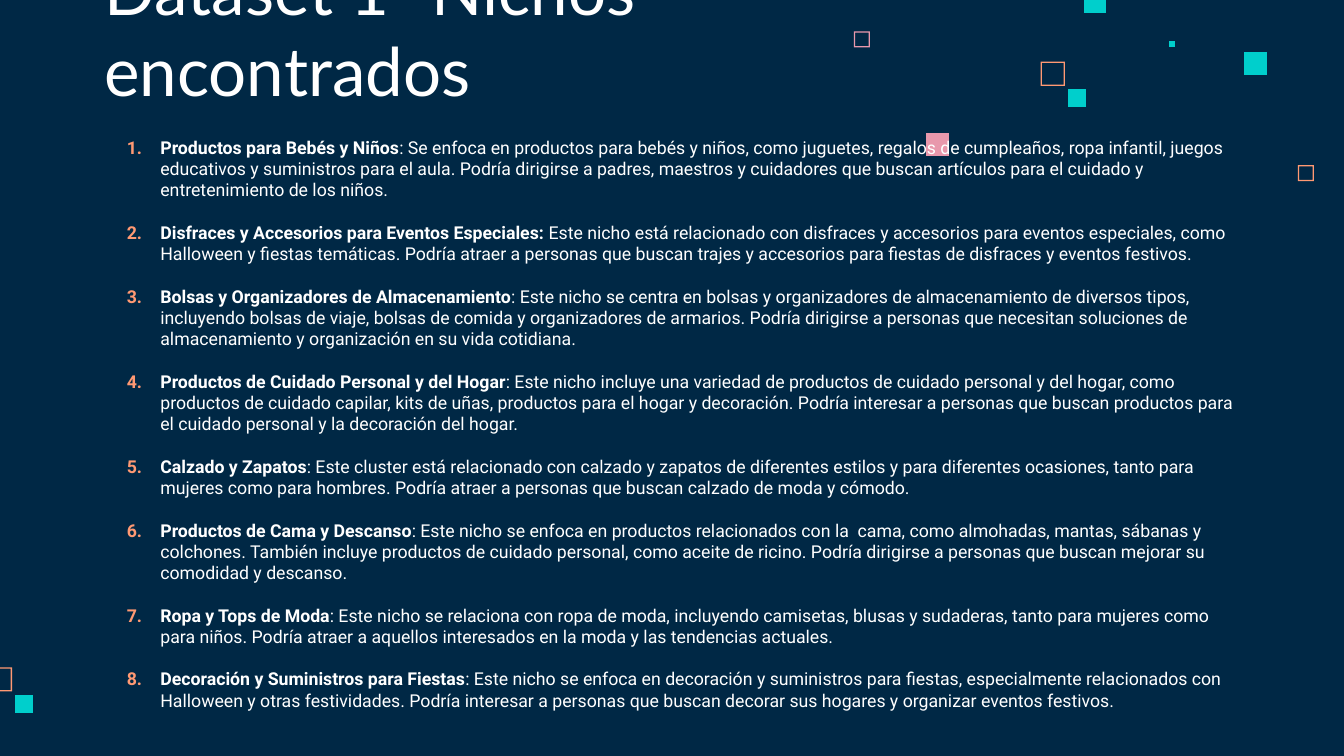
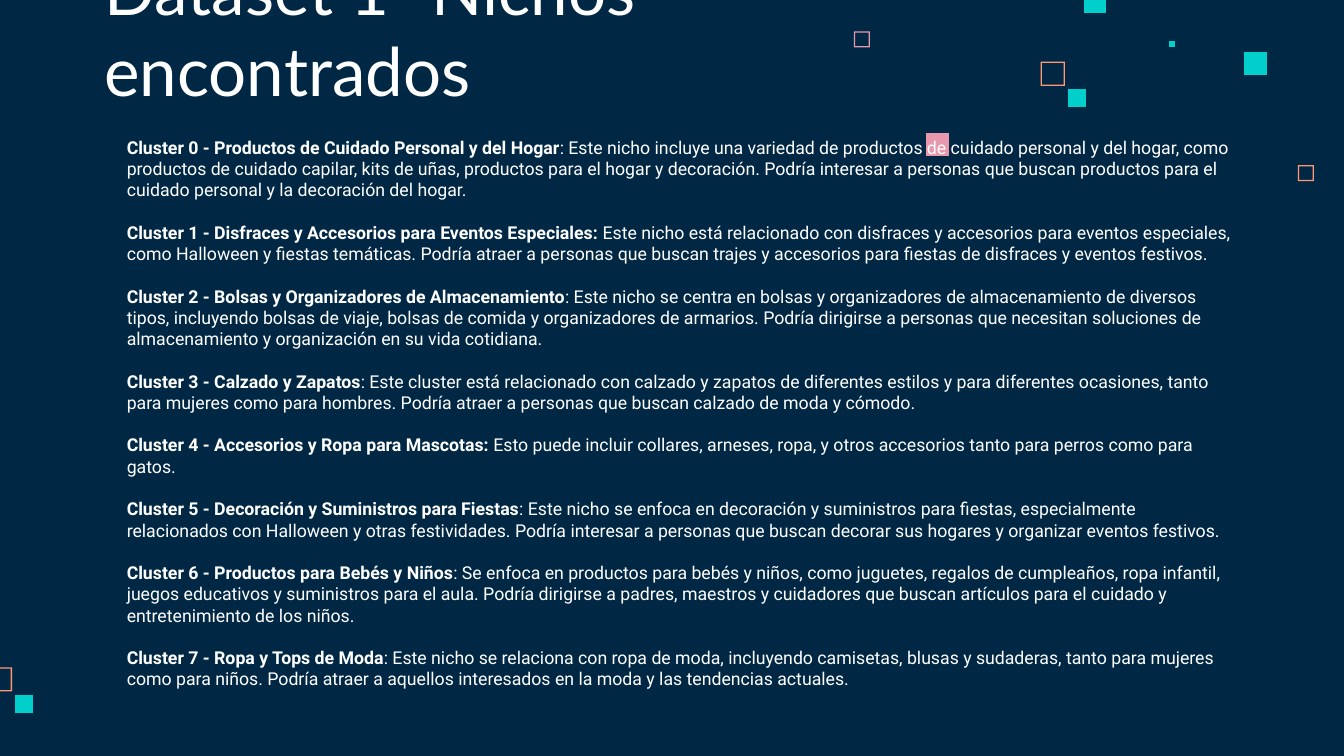
Before and after one commit to ChrissValdez/Proyecto_Integrador, a slide deck: slide 15 of Proyecto_integrador.pptx. Drawn at 1344x756 pixels with LibreOffice and Linux fonts; fonts in the diff are those of the drawing. Boxes give left, top, right and bottom in pixels: in the first picture for what was removed or moved away, otherwise in the second. Text is boxed around its words. In the diff, an @@ line names an element or a change of style, - is before the commit and + after.

```diff
--- a/Proyecto_integrador.pptx
+++ b/Proyecto_integrador.pptx
@@ text at (127, 140, 1230, 689): text changed @@
-1. Productos para Bebés y Niños: Se enfoca en productos para bebés y niños, como juguetes, regalos de cumpleaños, ropa infantil, juegos educativos y suministros para el aula. Podría dirigirse a padres, maestros y cuidadores que buscan artículos para el cuidado y entretenimiento de los niños.
-2. Disfraces y Accesorios para Eventos Especiales: Este nicho está relacionado con disfraces y accesorios para eventos especiales, como Halloween y fiestas temáticas. Podría atraer a personas que buscan trajes y accesorios para fiestas de disfraces y eventos festivos.
-3. Bolsas y Organizadores de Almacenamiento: Este nicho se centra en bolsas y organizadores de almacenamiento de diversos tipos, incluyendo bolsas de viaje, bolsas de comida y organizadores de armarios. Podría dirigirse a personas que necesitan soluciones de almacenamiento y organización en su vida cotidiana.
-4. Productos de Cuidado Personal y del Hogar: Este nicho incluye una variedad de productos de cuidado personal y del hogar, como productos de cuidado capilar, kits de uñas, productos para el hogar y decoración. Podría interesar a personas que buscan productos para el cuidado personal y la decoración del hogar.
-5. Calzado y Zapatos: Este cluster está relacionado con calzado y zapatos de diferentes estilos y para diferentes ocasiones, tanto para mujeres como para hombres. Podría atraer a personas que buscan calzado de moda y cómodo.
-6. Productos de Cama y Descanso: Este nicho se enfoca en productos relacionados con la cama, como almohadas, mantas, sábanas y colchones. También incluye productos de cuidado personal, como aceite de ricino. Podría dirigirse a personas que buscan mejorar su comodidad y descanso.
-7. Ropa y Tops de Moda: Este nicho se relaciona con ropa de moda, incluyendo camisetas, blusas y sudaderas, tanto para mujeres como para niños. Podría atraer a aquellos interesados en la moda y las tendencias actuales.
-8. Decoración y Suministros para Fiestas: Este nicho se enfoca en decoración y suministros para fiestas, especialmente relacionados con Halloween y otras festividades. Podría interesar a personas que buscan decorar sus hogares y organizar eventos festivos.
+Cluster 0 - Productos de Cuidado Personal y del Hogar: Este nicho incluye una variedad de productos de cuidado personal y del hogar, como productos de cuidado capilar, kits de uñas, productos para el hogar y decoración. Podría interesar a personas que buscan productos para el cuidado personal y la decoración del hogar.
+Cluster 1 - Disfraces y Accesorios para Eventos Especiales: Este nicho está relacionado con disfraces y accesorios para eventos especiales, como Halloween y fiestas temáticas. Podría atraer a personas que buscan trajes y accesorios para fiestas de disfraces y eventos festivos.
+Cluster 2 - Bolsas y Organizadores de Almacenamiento: Este nicho se centra en bolsas y organizadores de almacenamiento de diversos tipos, incluyendo bolsas de viaje, bolsas de comida y organizadores de armarios. Podría dirigirse a personas que necesitan soluciones de almacenamiento y organización en su vida cotidiana.
+Cluster 3 - Calzado y Zapatos: Este cluster está relacionado con calzado y zapatos de diferentes estilos y para diferentes ocasiones, tanto para mujeres como para hombres. Podría atraer a personas que buscan calzado de moda y cómodo.
+Cluster 4 - Accesorios y Ropa para Mascotas: Esto puede incluir collares, arneses, ropa, y otros accesorios tanto para perros como para gatos.
+Cluster 5 - Decoración y Suministros para Fiestas: Este nicho se enfoca en decoración y suministros para fiestas, especialmente relacionados con Halloween y otras festividades. Podría interesar a personas que buscan decorar sus hogares y organizar eventos festivos.
+Cluster 6 - Productos para Bebés y Niños: Se enfoca en productos para bebés y niños, como juguetes, regalos de cumpleaños, ropa infantil, juegos educativos y suministros para el aula. Podría dirigirse a padres, maestros y cuidadores que buscan artículos para el cuidado y entretenimiento de los niños.
+Cluster 7 - Ropa y Tops de Moda: Este nicho se relaciona con ropa de moda, incluyendo camisetas, blusas y sudaderas, tanto para mujeres como para niños. Podría atraer a aquellos interesados en la moda y las tendencias actuales.
```
Also in this commit, not shown: 4 other slides changed.
